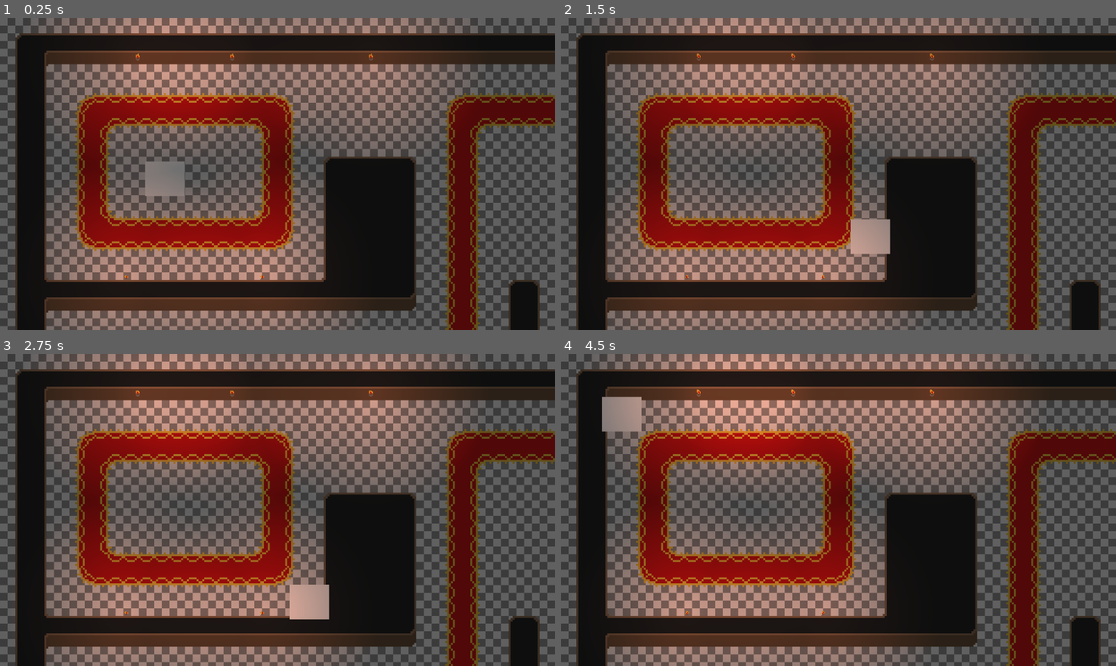
Above: before the commit, frames 1-4 (two rows, left to right).
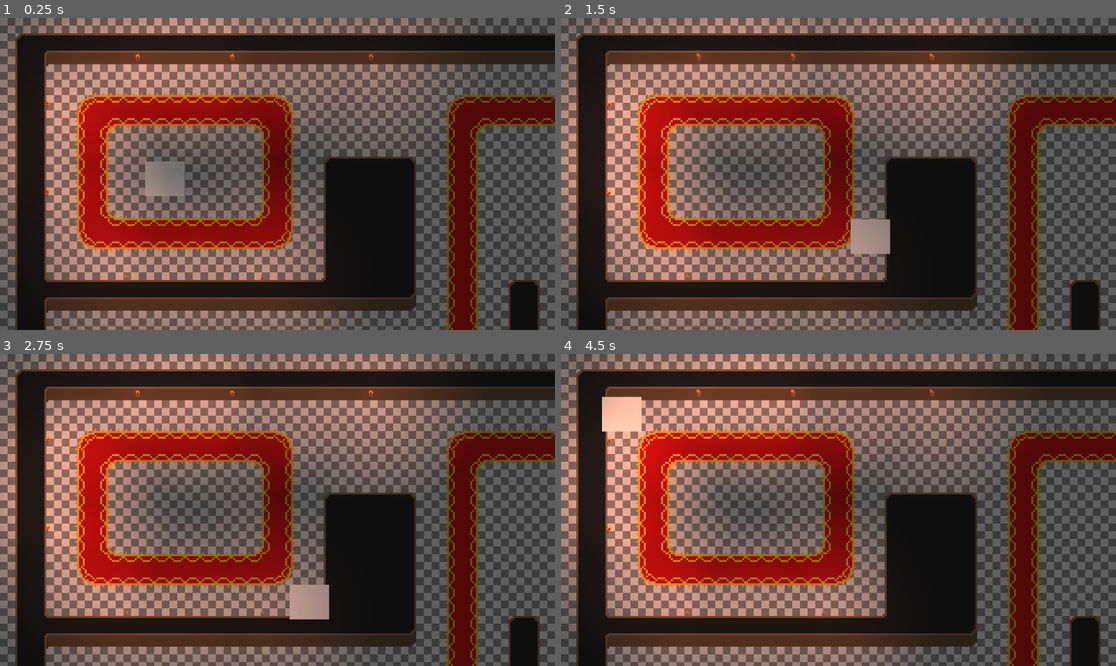
Above: after the commit, the same moments.

Repository: JasonJ13/Game-Jam-disparition
Game: Godot game, scene res://Scenes/zoneTestJason.tscn
The game is run twice, just before and just after one commit, with the same random seed, the same clock (stepped at 60 frames per second) and the same inputs. The project has no main scene, so this scene is started directly.
Inputs:
- Up to frame 1 (0.25 s): no input
- Up to frame 2 (1.5 s): hold Right (Droite) 0.53-1.28 s; hold S (Bas) from 1.28 s (still down)
- Up to frame 3 (2.75 s): release S (Bas) at 2.03 s; hold Right (Droite) from 2.03 s (still down)
- Up to frame 4 (4.5 s): release Right (Droite) at 2.78 s; hold Up (Haut) 2.78-3.53 s; hold Q (Gauche) from 3.53 s (still down)

The runs differ from the first frame. In frame 1, 12% of the frame differs, in the area x 0-26%, y 0-84%; in frame 2, 14%; in frame 3, 14%; in frame 4, 15%, in the area x 0-27%, y 0-84%.

Commit message:
elles sont belles mes torches :)

Diff:
--- a/disparition/Scenes/Torche.tscn
+++ b/disparition/Scenes/Torche.tscn
@@ -1,8 +1,10 @@
-[gd_scene load_steps=15 format=3 uid="uid://7bqwnm6fx3ek"]
+[gd_scene load_steps=25 format=3 uid="uid://7bqwnm6fx3ek"]
 
 [ext_resource type="Script" uid="uid://cgu26n2ajjfkm" path="res://Scripts/torche.gd" id="1_iamxq"]
-[ext_resource type="Texture2D" uid="uid://c4atci4mtk1sy" path="res://Assets/torche nord.png" id="1_wgix6"]
-[ext_resource type="Texture2D" uid="uid://cbi5a7isae16r" path="res://Assets/torche sud.png" id="3_x2ksu"]
+[ext_resource type="Texture2D" uid="uid://c4atci4mtk1sy" path="res://Assets/torche/torche nord.png" id="1_wgix6"]
+[ext_resource type="Texture2D" uid="uid://d1cou4263tj1c" path="res://Assets/torche/torche est.png" id="2_f5yay"]
+[ext_resource type="Texture2D" uid="uid://d6kv1c2j2gc1" path="res://Assets/torche/torche ouest.png" id="3_f5yay"]
+[ext_resource type="Texture2D" uid="uid://cbi5a7isae16r" path="res://Assets/torche/torche sud.png" id="3_x2ksu"]
 
 [sub_resource type="Gradient" id="Gradient_f8mjo"]
 offsets = PackedFloat32Array(0, 0.684524)
@@ -14,6 +16,22 @@
 height = 256
 fill = 1
 fill_from = Vector2(0.5, 0.5)
+
+[sub_resource type="AtlasTexture" id="AtlasTexture_b6oqi"]
+atlas = ExtResource("2_f5yay")
+region = Rect2(0, 0, 8, 8)
+
+[sub_resource type="AtlasTexture" id="AtlasTexture_ssaba"]
+atlas = ExtResource("2_f5yay")
+region = Rect2(8, 0, 8, 8)
+
+[sub_resource type="AtlasTexture" id="AtlasTexture_b2der"]
+atlas = ExtResource("2_f5yay")
+region = Rect2(16, 0, 8, 8)
+
+[sub_resource type="AtlasTexture" id="AtlasTexture_wxm3d"]
+atlas = ExtResource("2_f5yay")
+region = Rect2(24, 0, 8, 8)
 
 [sub_resource type="AtlasTexture" id="AtlasTexture_bnvfr"]
 atlas = ExtResource("1_wgix6")
@@ -29,6 +47,22 @@
 
 [sub_resource type="AtlasTexture" id="AtlasTexture_f5yay"]
 atlas = ExtResource("1_wgix6")
+region = Rect2(24, 0, 8, 8)
+
+[sub_resource type="AtlasTexture" id="AtlasTexture_xpdec"]
+atlas = ExtResource("3_f5yay")
+region = Rect2(0, 0, 8, 8)
+
+[sub_resource type="AtlasTexture" id="AtlasTexture_s2ca1"]
+atlas = ExtResource("3_f5yay")
+region = Rect2(8, 0, 8, 8)
+
+[sub_resource type="AtlasTexture" id="AtlasTexture_6yf6t"]
+atlas = ExtResource("3_f5yay")
+region = Rect2(16, 0, 8, 8)
+
+[sub_resource type="AtlasTexture" id="AtlasTexture_hfmy7"]
+atlas = ExtResource("3_f5yay")
 region = Rect2(24, 0, 8, 8)
 
 [sub_resource type="AtlasTexture" id="AtlasTexture_1hbwe"]
@@ -51,6 +85,23 @@
 animations = [{
 "frames": [{
 "duration": 1.0,
+"texture": SubResource("AtlasTexture_b6oqi")
+}, {
+"duration": 1.0,
+"texture": SubResource("AtlasTexture_ssaba")
+}, {
+"duration": 1.0,
+"texture": SubResource("AtlasTexture_b2der")
+}, {
+"duration": 1.0,
+"texture": SubResource("AtlasTexture_wxm3d")
+}],
+"loop": true,
+"name": &"est",
+"speed": 5.0
+}, {
+"frames": [{
+"duration": 1.0,
 "texture": SubResource("AtlasTexture_bnvfr")
 }, {
 "duration": 1.0,
@@ -68,6 +119,23 @@
 }, {
 "frames": [{
 "duration": 1.0,
+"texture": SubResource("AtlasTexture_xpdec")
+}, {
+"duration": 1.0,
+"texture": SubResource("AtlasTexture_s2ca1")
+}, {
+"duration": 1.0,
+"texture": SubResource("AtlasTexture_6yf6t")
+}, {
+"duration": 1.0,
+"texture": SubResource("AtlasTexture_hfmy7")
+}],
+"loop": true,
+"name": &"ouest",
+"speed": 4.0
+}, {
+"frames": [{
+"duration": 1.0,
 "texture": SubResource("AtlasTexture_1hbwe")
 }, {
 "duration": 1.0,
@@ -81,11 +149,12 @@
 }],
 "loop": true,
 "name": &"sud",
-"speed": 5.0
+"speed": 4.0
 }]
 
 [node name="Torche" type="Node2D"]
 script = ExtResource("1_iamxq")
+side = "ouest"
 
 [node name="source" type="PointLight2D" parent="."]
 color = Color(0.967611, 0.51184, 0.369777, 1)
@@ -94,5 +163,5 @@
 
 [node name="AnimatedSprite2D" type="AnimatedSprite2D" parent="."]
 sprite_frames = SubResource("SpriteFrames_1hbwe")
-animation = &"sud"
+animation = &"est"
 autoplay = "nord"
--- a/disparition/Scenes/zoneTestJason.tscn
+++ b/disparition/Scenes/zoneTestJason.tscn
@@ -13,30 +13,43 @@
 [node name="CanvasModulate" type="CanvasModulate" parent="."]
 color = Color(0.439049, 0.439049, 0.439049, 1)
 
-[node name="Player_main" parent="." instance=ExtResource("2_kepbi")]
-position = Vector2(171, 167)
-scale = Vector2(0.5, 0.5)
-
 [node name="torches" type="Node2D" parent="."]
 
 [node name="torche_nord" type="Node2D" parent="torches"]
 
 [node name="Torche8" parent="torches/torche_nord" instance=ExtResource("1_kepbi")]
 position = Vector2(241, 41)
+side = "nord"
 
 [node name="Torche7" parent="torches/torche_nord" instance=ExtResource("1_kepbi")]
 position = Vector2(143, 41)
+side = "nord"
 
 [node name="Torche" parent="torches/torche_nord" instance=ExtResource("1_kepbi")]
 position = Vector2(385, 41)
+side = "nord"
 
 [node name="torche_sud" type="Node2D" parent="torches"]
 
 [node name="Torche3" parent="torches/torche_sud" instance=ExtResource("1_kepbi")]
 position = Vector2(272, 268)
+side = "sud"
 
 [node name="Torche4" parent="torches/torche_sud" instance=ExtResource("1_kepbi")]
 position = Vector2(131, 268)
+side = "sud"
+
+[node name="torche_ouest" type="Node2D" parent="torches"]
+
+[node name="Torche" parent="torches/torche_ouest" instance=ExtResource("1_kepbi")]
+position = Vector2(52, 182)
+
+[node name="Torche2" parent="torches/torche_ouest" instance=ExtResource("1_kepbi")]
+position = Vector2(52, 90)
+
+[node name="Player_main" parent="." instance=ExtResource("2_kepbi")]
+position = Vector2(171, 167)
+scale = Vector2(0.5, 0.5)
 
 [node name="Camera2D" type="Camera2D" parent="."]
 anchor_mode = 0
--- a/disparition/Scripts/torche.gd
+++ b/disparition/Scripts/torche.gd
@@ -4,8 +4,10 @@
 @onready var animation : AnimatedSprite2D = $AnimatedSprite2D
 @onready var source : PointLight2D = $source
 
+@export_enum("nord","sud","est","ouest") var side : String = "coté"
+
 func _ready() -> void:
-	pass
+	orientation(side)
 
 
 func _process(delta: float) -> void:
@@ -22,9 +24,9 @@
 		var al = randi() % 2
 
 		if al == 0 :
-			source_level += 0.01
+			source_level += 1 * delta *2
 		else :
-			source_level -= 0.01
+			source_level -= 1 * delta *2
 
 	source.energy = source_level
 
--- a/disparition/Scripts/zone_test_jason.gd
+++ b/disparition/Scripts/zone_test_jason.gd
@@ -3,11 +3,7 @@
 
 # Called when the node enters the scene tree for the first time.
 func _ready() -> void:
-	for torche in $torches/torche_nord.get_children() :
-		torche.orientation('nord')
-	for torche in $torches/torche_sud.get_children() :
-		torche.orientation('sud')
-
+	pass
 
 # Called every frame. 'delta' is the elapsed time since the previous frame.
 func _process(delta: float) -> void:
Binary file added: disparition/Assets/torche/torche est.png
Not shown, added: disparition/Assets/torche/torche est.png.import
Renamed: disparition/Assets/torche nord.png -> disparition/Assets/torche/torche nord.png
Not shown, changed: disparition/Assets/torche/torche nord.png.import
Binary file added: disparition/Assets/torche/torche ouest.png
Not shown, changed: disparition/Assets/torche/torche ouest.png.import
Renamed: disparition/Assets/torche sud.png -> disparition/Assets/torche/torche sud.png
Not shown, added: disparition/Assets/torche/torche sud.png.import
